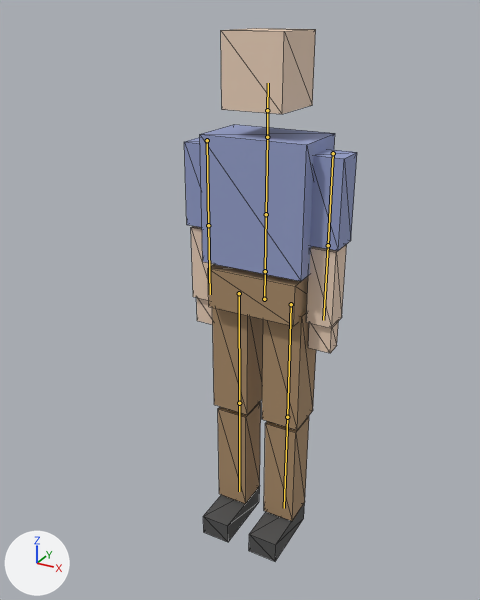
Two versions of the glTF model assets/models/sk_humanoid.glb, one commit apart.
Before and after are seen from a 50 mm camera at (0.939, -1.885, 1.868) aimed at (-0.054, -0.079, 0.965). The axes (+X, +Y, +Z) are drawn at lower left. The lights are the same throughout. The older version comes first. The bones that change, and the others that lie on the model, are drawn over the model as lines. Mesh edges are drawn as thin lines.

Objects in the first picture: 'sk_humanoid_mesh'.
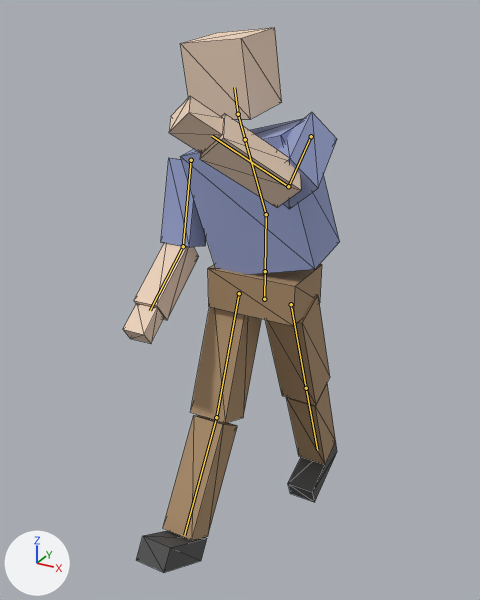
The newer file adds an action. The first version stands in its rest pose; the second is drawn at frame 32 of the action 'block_walk'.

Pixel boxes [x1, y1, x2, y2] of what changed, in the pictures (480 x 600 px):
'sk_humanoid_mesh', posed (25% wider)
    before: [184, 28, 357, 561]
    after: [123, 27, 340, 573]
bone 'chest', root to tip
    before: (266, 214) to (267, 137)
    after: (266, 214) to (245, 139)
bone 'head', root to tip
    before: (267, 110) to (268, 83)
    after: (238, 114) to (234, 87)
bone 'upper_arm.L', root to tip
    before: (333, 153) to (328, 245)
    after: (311, 136) to (288, 186)
bone 'forearm.L', root to tip
    before: (328, 245) to (323, 320)
    after: (288, 186) to (212, 136)
bone 'upper_arm.R', root to tip
    before: (207, 140) to (208, 225)
    after: (191, 160) to (183, 246)
bone 'forearm.R', root to tip
    before: (208, 225) to (210, 294)
    after: (183, 246) to (150, 310)
bone 'thigh.L', root to tip
    before: (291, 304) to (287, 417)
    after: (291, 304) to (306, 388)
bone 'thigh.R', root to tip
    before: (239, 293) to (239, 403)
    after: (239, 293) to (216, 417)
bone 'shin.R', root to tip
    before: (239, 403) to (239, 491)
    after: (216, 417) to (184, 535)

The change, as a list of edits to the scene's bpy script:
```text
Change bone_chest:
    where bone_chest = bpy.data.objects['sk_humanoid'].pose.bones['chest']  # child of 'spine'
    bone_chest.rotation_quaternion: (1.0, 0.0, 0.0, 0.0) -> (0.99, 0.052, 0.007, 0.13)  # degrees (0, 0, 0) -> degrees (6, 0, 15)
Change bone_head:
    where bone_head = bpy.data.objects['sk_humanoid'].pose.bones['head']  # child of 'neck'
    bone_head.rotation_quaternion: (1.0, 0.0, 0.0, 0.0) -> (0.996, 0.0, 0.0, -0.087)  # degrees (0, 0, 0) -> degrees (0, 0, -10)
Change bone_upper_arm_l:
    where bone_upper_arm_l = bpy.data.objects['sk_humanoid'].pose.bones['upper_arm.L']  # child of 'chest'
    bone_upper_arm_l.rotation_quaternion: (1.0, 0.0, 0.0, 0.0) -> (0.775, -0.594, 0.132, -0.172)  # degrees (0, 0, 0) -> degrees (-75, 0, -25)
Change bone_forearm_l:
    where bone_forearm_l = bpy.data.objects['sk_humanoid'].pose.bones['forearm.L']  # child of 'upper_arm.L'
    bone_forearm_l.rotation_quaternion: (1.0, 0.0, 0.0, 0.0) -> (0.819, -0.574, 0.0, 0.0)  # degrees (0, 0, 0) -> degrees (-70, 0, 0)
Change bone_upper_arm_r:
    where bone_upper_arm_r = bpy.data.objects['sk_humanoid'].pose.bones['upper_arm.R']  # child of 'chest'
    bone_upper_arm_r.rotation_quaternion: (1.0, 0.0, 0.0, 0.0) -> (0.976, -0.172, -0.023, 0.129)  # degrees (0, 0, 0) -> degrees (-20, 0, 15)
Change bone_forearm_r:
    where bone_forearm_r = bpy.data.objects['sk_humanoid'].pose.bones['forearm.R']  # child of 'upper_arm.R'
    bone_forearm_r.rotation_quaternion: (1.0, 0.0, 0.0, 0.0) -> (0.94, -0.342, 0.0, 0.0)  # degrees (0, 0, 0) -> degrees (-40, 0, 0)
Change bone_thigh_l:
    where bone_thigh_l = bpy.data.objects['sk_humanoid'].pose.bones['thigh.L']  # child of 'hips'
    bone_thigh_l.rotation_quaternion: (1.0, 0.0, 0.0, 0.0) -> (-0.982, -0.191, 0.0, 0.0)  # degrees (0, 0, 0) -> degrees (22, 0, 0)
Change bone_thigh_r:
    where bone_thigh_r = bpy.data.objects['sk_humanoid'].pose.bones['thigh.R']  # child of 'hips'
    bone_thigh_r.rotation_quaternion: (1.0, 0.0, 0.0, 0.0) -> (0.982, -0.191, 0.0, 0.0)  # degrees (0, 0, 0) -> degrees (-22, 0, 0)
Change bone_shin_r:
    where bone_shin_r = bpy.data.objects['sk_humanoid'].pose.bones['shin.R']  # child of 'thigh.R'
    bone_shin_r.rotation_quaternion: (1.0, 0.0, 0.0, 0.0) -> (0.995, -0.096, 0.0, 0.0)  # degrees (0, 0, 0) -> degrees (-11, 0, 0)
```
